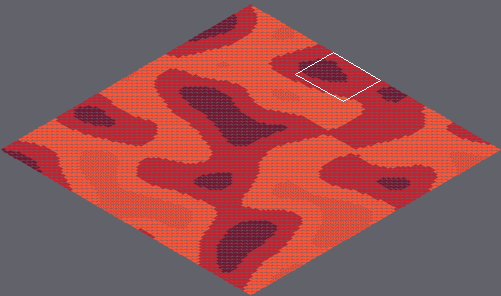
Tiled map: marswars/resources/mapAssets/tmap.tmx. Above, an overview of the earlier version with the close-up marked.
Close-up. As it was:
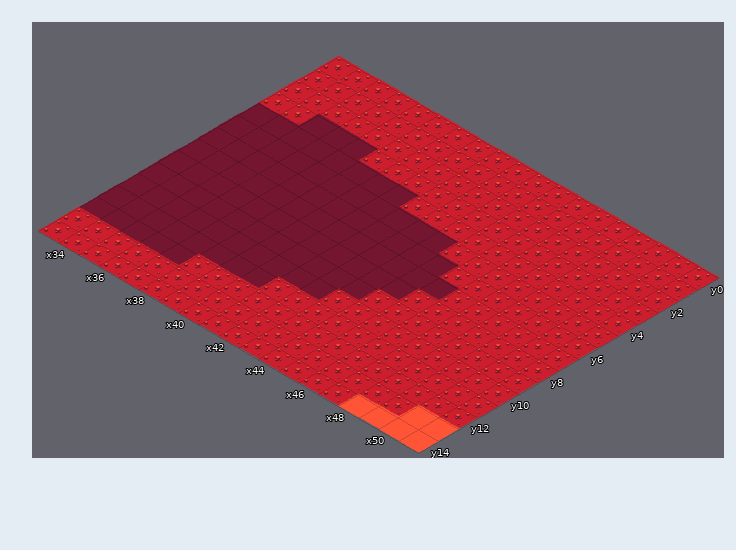
Cells are 55x32 px. Isometric: x runs down to the right, y down to the left. Shown: x 33..51, y 0..14. The commit also changed other parts of the map, which this record leaves out.
The result:
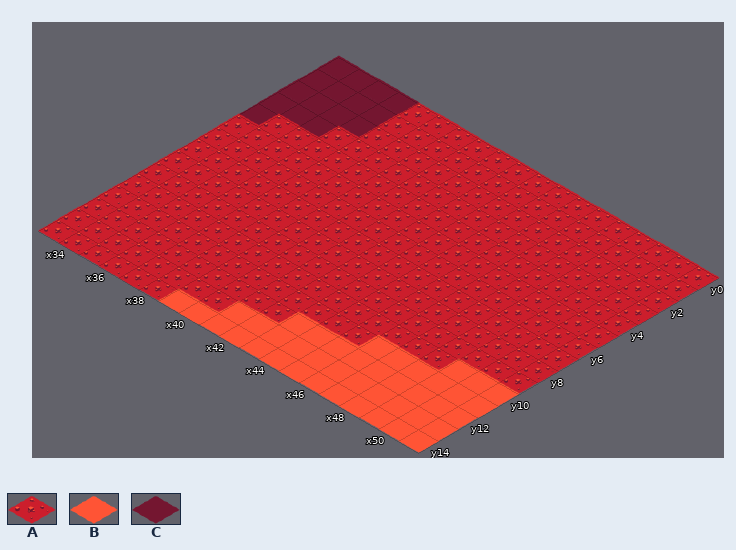
Key: from "tileset1": A 11 "mars007", B 15 "tile001", C 17 "tile003".
_ is an empty cell.
The edit:
Layer "Tile Layer 1":
y 0..2: x 33..36 AAAA -> CCCC
y 3: x 33..34 AA -> CC; x 36..37 CC -> AA
y 4: x 34..40 CCCCCCC -> AAAAAAA
y 5: x 33..43 CCCCCCCCCCC -> AAAAAAAAAAA
y 6: x 33..44 CCCCCCCCCCCC -> AAAAAAAAAAAA
y 7: x 33..45 CCCCCCCCCCCCC -> AAAAAAAAAAAAA
y 8: x 33..44 CCCCCCCCCCCC -> AAAAAAAAAAAA
y 9: x 33..43 CCCCCCCCCCC -> AAAAAAAAAAA
y 10: x 33..42 CCCCCCCCCC -> AAAAAAAAAA; x 49..51 AAA -> BBB
y 11: x 33..40 CCCCCCCC -> AAAAAAAA; x 46..51 AAAAAA -> BBBBBB
y 12: x 33..37 CCCCC -> AAAAA; x 43..51 AAAAAAAAA -> BBBBBBBBB
y 13: x 41..49 AAAAAAAAA -> BBBBBBBBB
y 14: x 39..47 AAAAAAAAA -> BBBBBBBBB
Where, in picture pixels (left, top, right, bottom), the same in both close-ups:
changed: (79, 55, 520, 429)
